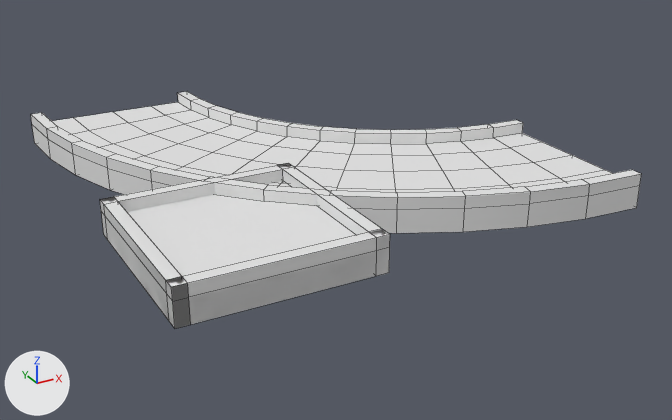
One commit to the FBX model Assets/Picker3D/Models/untitled.fbx: the scene before it, then after it.
One viewpoint serves both versions: a 50 mm lens placed at (-2.97, -7.24, 3.71), pointed at (1.64, 1.15, -0.48). Arrows for +X, +Y and +Z are at lower left; the lights stay in place. Mesh edges are drawn as thin lines. Where no turn or scale is listed for an object, it has been applied to the vertices. Vertices at the same position are counted once.

Objects in the first picture: 'Flat', 'Hole', 'Torus'.
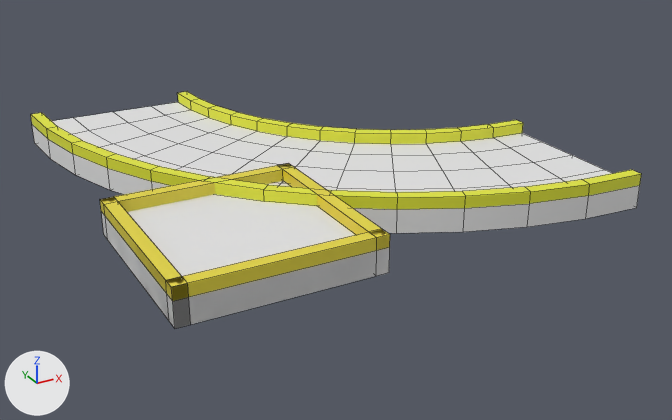
Location of each change, (x1, y1, x2, y2) in pixels of the pictures (672 x 420 px):
part 1 of me_torus, recoloured (white to yellow)
    both: (31, 92, 641, 210)
part 2 of me_cube_006, recoloured (white to yellow)
    both: (114, 163, 382, 232)
part 3 of me_cube_006, recoloured (white to yellow)
    both: (100, 197, 181, 294)
part 4 of me_cube_006, recoloured (white to yellow)
    both: (182, 229, 390, 297)
part 5 of me_cube_006, recoloured (white to yellow)
    both: (166, 277, 189, 301)
part 6 of me_cube_001, recoloured (white to yellow)
    both: (103, 164, 390, 300)

Patch to the scene script:
```diff
--- a/Assets/Picker3D/Models/untitled.fbx.py
+++ b/Assets/Picker3D/Models/untitled.fbx.py
@@ mat_sides_001 @@
+mat_sides_001 = principled_material('Sides.001')
+mat_sides_001.base_color = (0.8, 0.628, 0.0221)  # yellow #e7d029
@@ mat_main_002 @@
+mat_main_002 = principled_material('Main.002')
+mat_main_002.base_color = (0.8, 0.8, 0.8)  # white #e7e7e7
@@ mat_sides_002 @@
+mat_sides_002 = principled_material('Sides.002')
+mat_sides_002.base_color = (0.8, 0.683, 0.0518)  # yellow #e7d740
@@ mat_main @@
+mat_main = principled_material('Main')
+mat_main.base_color = (0.8, 0.8, 0.8)  # white #e7e7e7
@@ mat_sides @@
+mat_sides = principled_material('Sides')
+mat_sides.base_color = (0.773, 0.8, 0.0386)  # yellow #e4e737
@@ mat_main_001 @@
+mat_main_001 = principled_material('Main.001')
+mat_main_001.base_color = (0.8, 0.8, 0.8)  # white #e7e7e7
@@ me_torus @@
 me_torus.from_pydata(...)  # 234 vertices, 232 faces; spans x -1.0..4.0, y -1.0..4.0, z -0.13..0.25
 # used by ob_torus; location = (0.0, 0.0, 0.0)
+# me_torus part 1: all 76 faces centred in x -0.98..4.0, y -0.98..4.0, z 0.19..0.25 switch from no material to mat_sides (yellow #e4e737)
+me_torus.materials.append(mat_main_001)  # white #e7e7e7
@@ me_cube_001 @@
 me_cube_001.from_pydata(...)  # 24 vertices, 22 faces; spans x -1.0..1.0, y -1.0..1.0, z -0.13..0.25
 # used by ob_flat; location = (0.0, 0.0, 0.0)
+# me_cube_001 part 6: all 10 faces centred in x -1.0..1.0, y -1.0..1.0, z 0.19..0.25 switch from no material to mat_sides_001 (yellow #e7d029)
+me_cube_001.materials.append(mat_main_002)  # white #e7e7e7
@@ me_cube_006 @@
 me_cube_006.from_pydata(...)  # 56 vertices, 54 faces; spans x -1.0..1.0, y -1.0..1.0, z -0.13..0.25
 # used by ob_hole; location = (0.0, 0.0, 0.0)
+# me_cube_006 part 2: 9 of the faces centred in x 0.0..1.0, y 0.0..1.0, z 0.14..0.25 switch from no material to mat_sides_002 (yellow #e7d840)
+# me_cube_006 part 3: 6 of the faces centred in x -1.0..-0.87, y 0.0..1.0, z 0.14..0.25 switch from no material to mat_sides_002 (yellow #e7d840)
+# me_cube_006 part 4: 6 of the faces centred in x 0.0..1.0, y -1.0..-0.87, z 0.14..0.25 switch from no material to mat_sides_002 (yellow #e7d840)
+# me_cube_006 part 5: 3 of the faces centred in x -1.0..-0.93, y -1.0..-0.93, z 0.19..0.25 switch from no material to mat_sides_002 (yellow #e7d840)
+me_cube_006.materials.append(mat_main)  # white #e7e7e7
```
